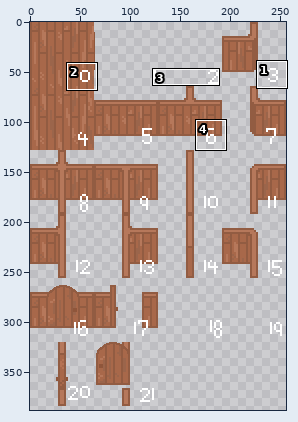
Pixel-art file -- src/images/structure.aseprite. The picture above shows the old version from afar; the outline marks the close-up.
Close-up. The starting point:
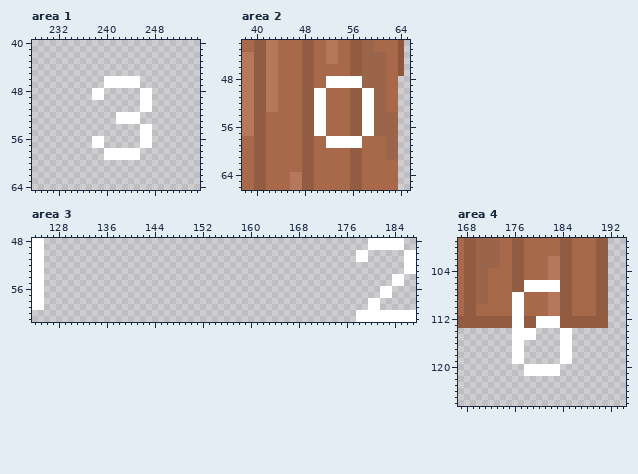
256x512 pixels, 1 frame. Colours within 5 levels of each other are drawn and written as one. Shown: area 1: x 228..255, y 40..64; area 2: x 38..65, y 42..66; area 3: x 124..187, y 48..61; area 4: x 167..194, y 99..126. The wide view leaves out empty margins. The commit also changed other parts of the picture, which this record leaves out.
After:
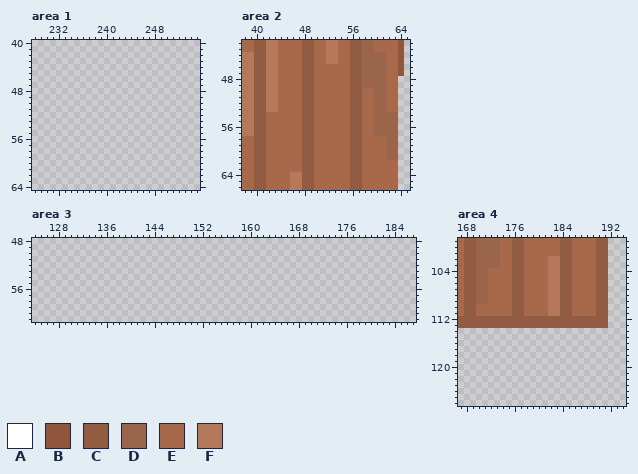
Palette (. is transparent): A #ffffff  B #8f563b  C #925c42  D #9b654b  E #a8684a  F #b6785b
Change:
layer "count" now hidden
Area 1:
The author cleared colour A in rows 46 to 47 at x 240 to 245; in rows 48 to 49 at x 238 to 239 and 246 to 247; in rows 50 to 51 at x 246 to 247; in rows 52 to 53 at x 242 to 245; in rows 54 to 55 at x 246 to 247; in rows 56 to 57 at x 238 to 239 and 246 to 247.
The author cleared colour A in rows 58 to 59 at x 240 to 245.
Area 2:
The edit turns colour A into colour C in rows 48 to 49 at x 56 to 57; in rows 58 to 59 at x 56 to 57.
The edit turns colour A into colour E in rows 48 to 49 at x 52 to 55; in rows 50 to 57 at x 50 to 51 and 58 to 59; in rows 58 to 59 at x 52 to 55.
Area 3:
The author cleared colour A in rows 48 to 49 at x 124 to 125 and 180 to 185; in rows 50 to 51 at x 124 to 125, 178 to 179 and 186 to 187; in rows 52 to 53 at x 124 to 125 and 186 to 187; in rows 54 to 55 at x 124 to 125 and 184 to 185; in rows 56 to 57 at x 124 to 125 and 182 to 183; in rows 58 to 59 at x 124 to 125 and 180 to 181.
The author cleared colour A in rows 60 to 61 at x 178 to 187.
Area 4:
The edit turns colour A into colour C in rows 108 to 111 at x 176 to 177; in rows 112 to 113 at x 176 to 177 and 180 to 183.
The edit turns colour A into colour E in rows 106 to 107 at x 178 to 181.
The edit turns colour A into colour F in rows 106 to 107 at x 182 to 183.
The author cleared colour A in rows 114 to 115 at x 176 to 179 and 184 to 185; in rows 116 to 119 at x 176 to 177 and 184 to 185; in rows 120 to 121 at x 178 to 183.
